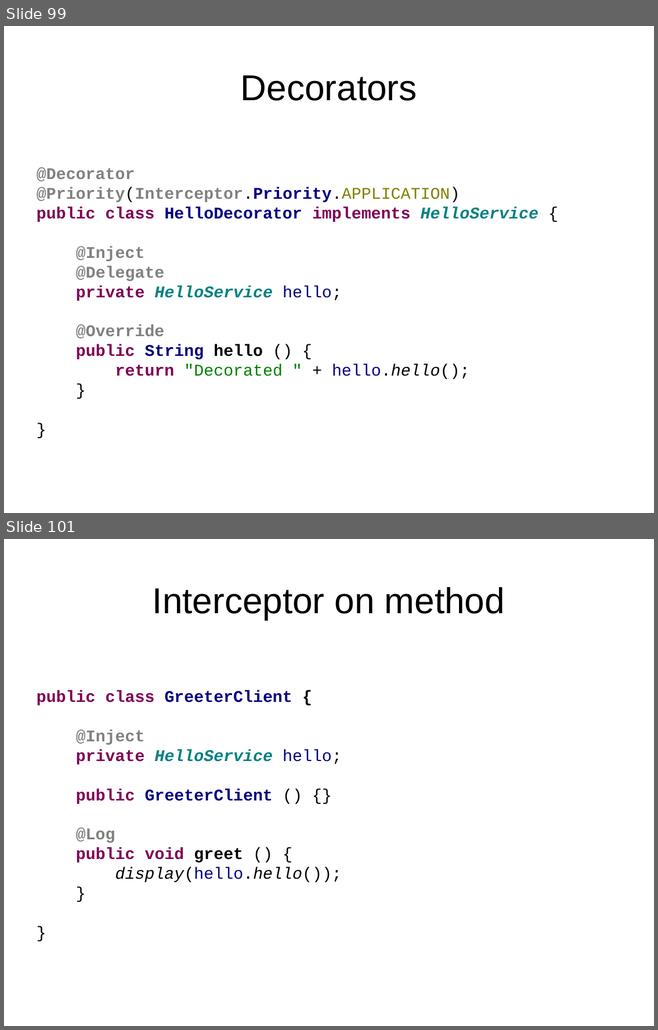
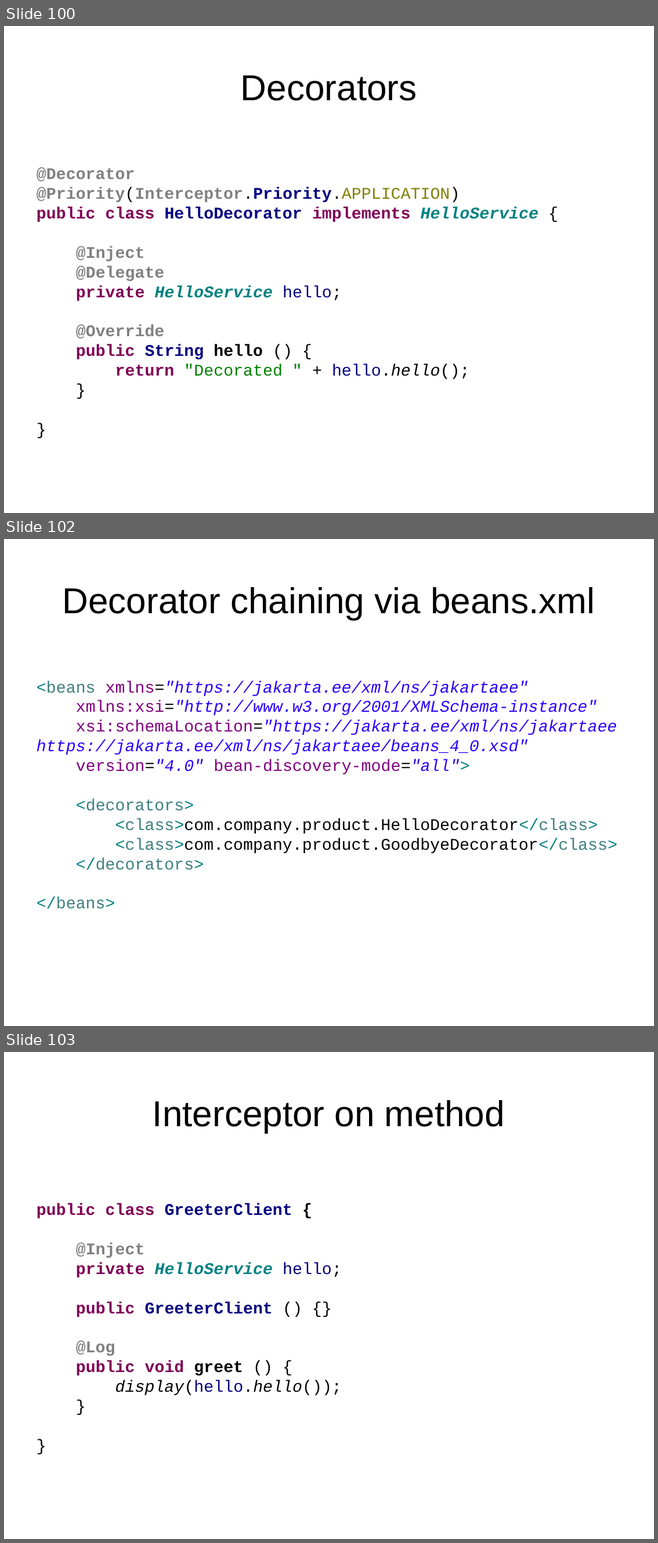
Before and after one commit to FrigoCoder/CDI, a slide deck: CDI.odp. Shown one above the other, each under a label of ours: slides 99 and 101 before the commit, slides 100, 102 and 103 after it; the slides between them are not shown. The pictures are 658x1030 and 658x1543 pixels, drawn with LibreOffice and Linux fonts; fonts in the diff are those of the drawing. Boxes give left, top, right and bottom in pixels: in the first picture for what was removed or moved away, otherwise in the second. Text is boxed around its words. In the diff, an @@ line names an element or a change of style, - is before the commit and + after.

```diff
--- a/CDI.odp
+++ b/CDI.odp
@@ slide 102 added at box(4, 539, 654, 1026), background #FFFFFF @@
@@ title added at box(63, 587, 594, 620), 44 pt, text #000000 @@
+Decorator chaining via beans.xml
@@ text added at box(36, 681, 617, 909), 20 pt, text #2A00FF @@
+<beans xmlns="https://jakarta.ee/xml/ns/jakartaee"
+xmlns:xsi="http://www.w3.org/2001/XMLSchema-instance"
+xsi:schemaLocation="https://jakarta.ee/xml/ns/jakartaee https://jakarta.ee/xml/ns/jakartaee/beans_4_0.xsd"
+version="4.0" bean-discovery-mode="all">
+<decorators>
+<class>com.company.product.HelloDecorator</class>
+<class>com.company.product.GoodbyeDecorator</class>
+</decorators>
+</beans>
@@ what was slide 99 is now slide 100 @@
@@ what was slide 101 is now slide 103 @@
```
Also in this commit, not shown: 1 slide changed, 3 other slides added, 1 slide removed.
